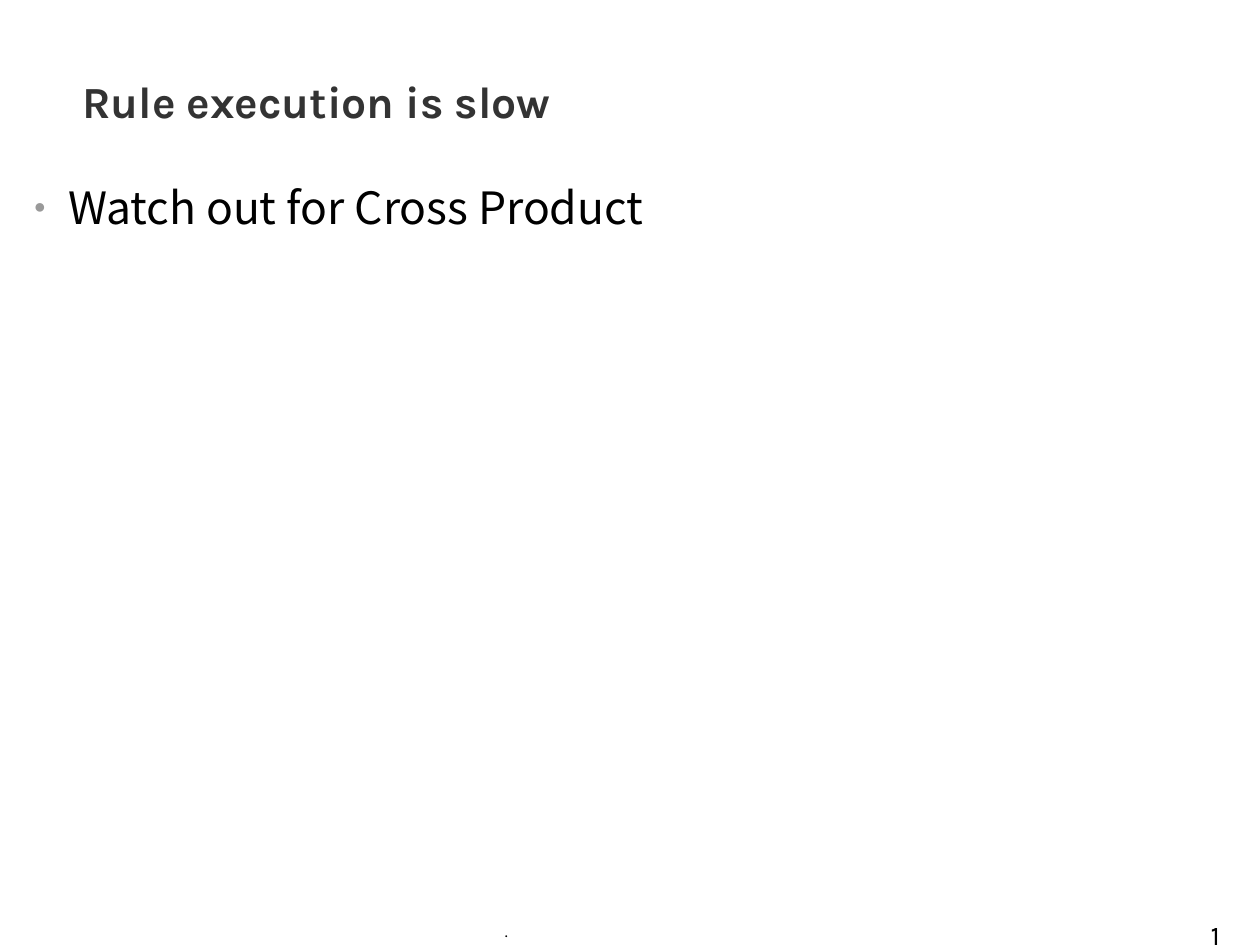
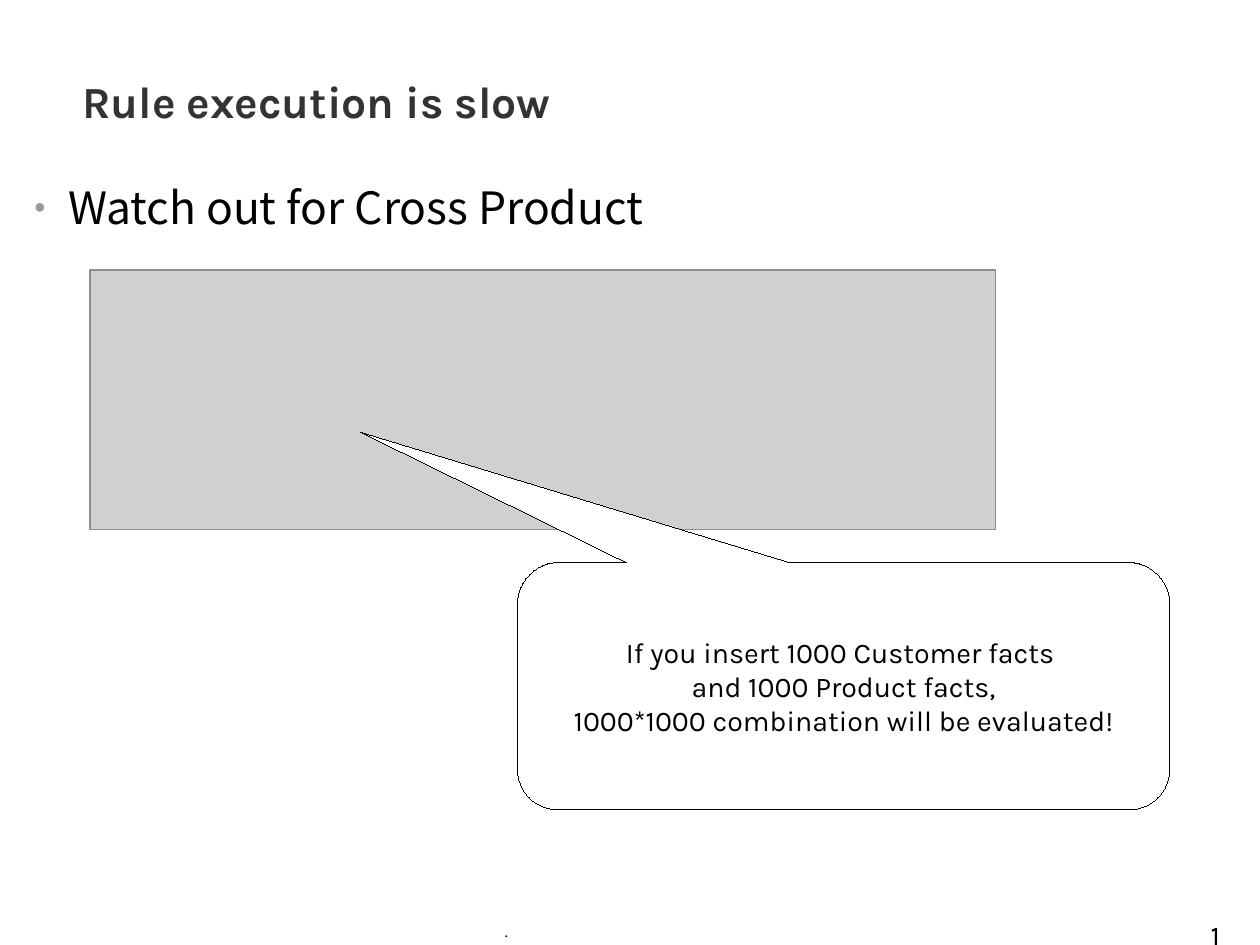
Before and after one commit to tkobayas/kie-live, a slide deck: slide 19 of 2021_Drools_trouble_shooting.odp (slide 18 before the commit). Drawn at 1260x945 pixels with LibreOffice and Linux fonts; fonts in the diff are those of the drawing; grey boxes stand for pictures; background and template pictures are left out. Boxes give left, top, right and bottom in pixels: in the first picture for what was removed or moved away, otherwise in the second. Text is boxed around its words. In the diff, an @@ line names an element or a change of style, - is before the commit and + after.

```diff
--- a/2021_Drools_trouble_shooting.odp
+++ b/2021_Drools_trouble_shooting.odp
@@ picture added at (90, 270, 997, 529) @@
@@ rounded speech box added at (518, 563, 1171, 811), fill #FFFFFF, outline #000000 0 pt, 18 pt, text #000000 @@
+If you insert 1000 Customer facts
+and 1000 Product facts,
+1000*1000 combination will be evaluated!
```
Also in this commit, not shown: 9 other slides changed, 3 slides added, 1 slide removed, 31 other files.
